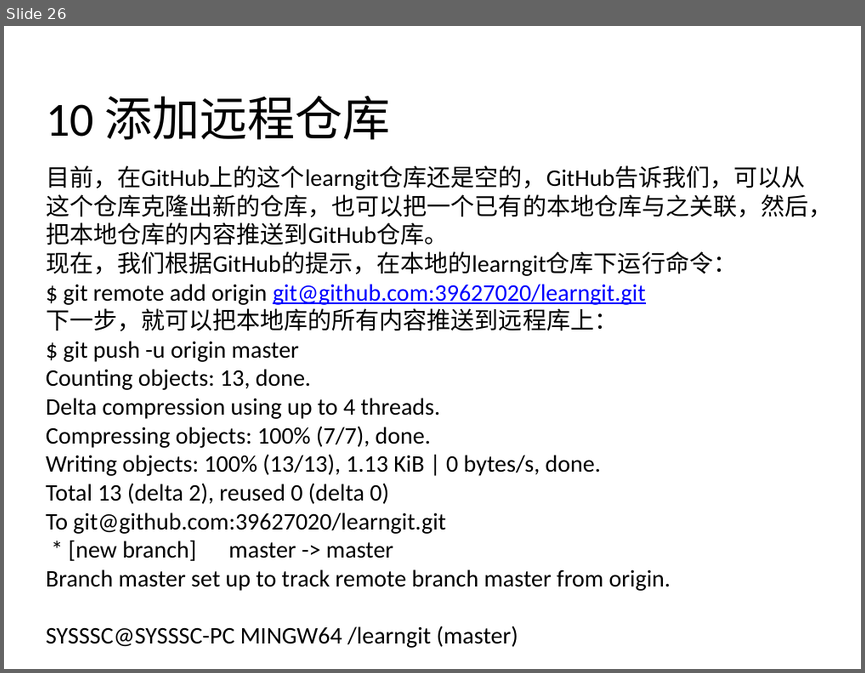
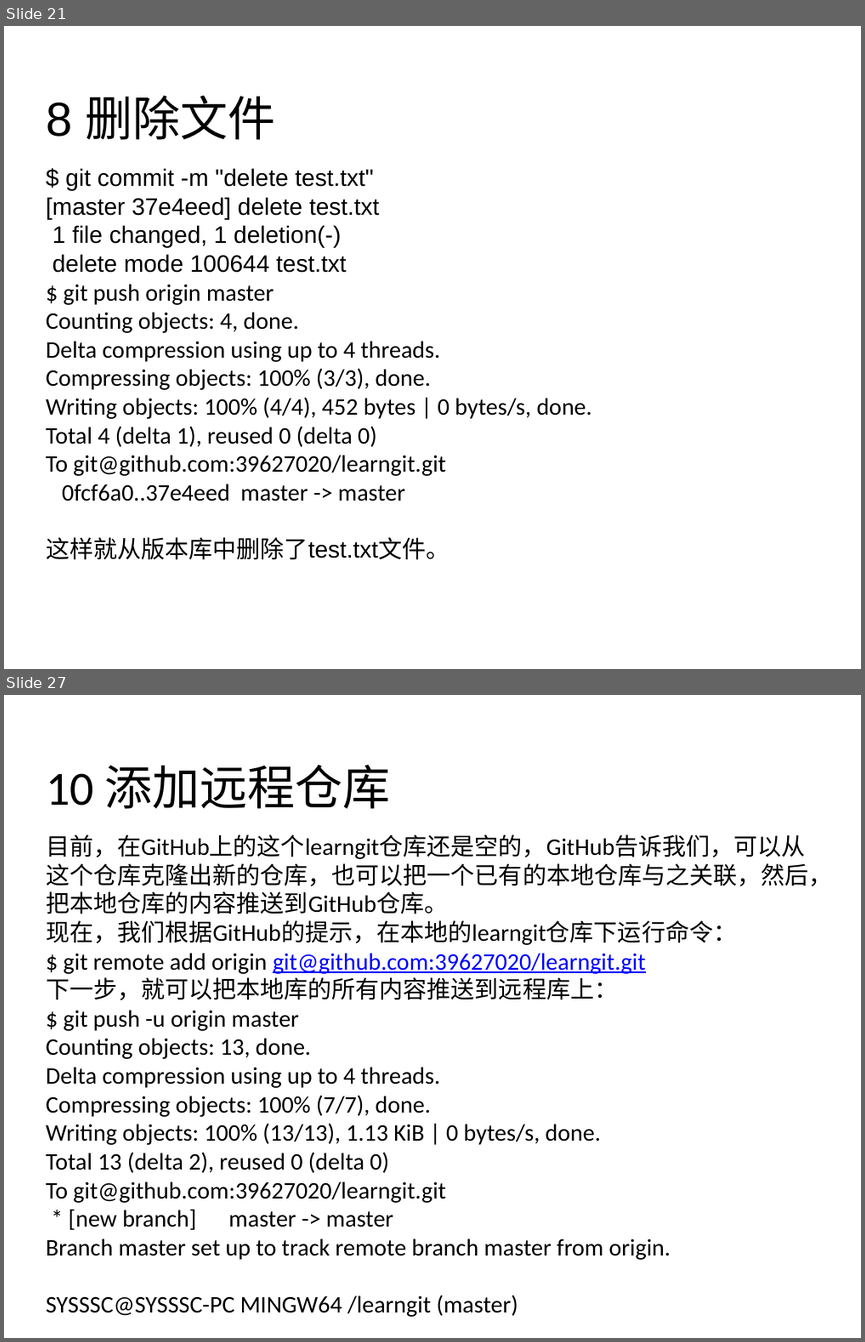
Before and after one commit to 39627020/learngit, a slide deck: 版本控制软件-GIT.pptx. Shown one above the other, each under a label of ours: slide 26 before the commit, slides 21 and 27 after it; the slides between them are not shown. The pictures are 865x673 and 865x1342 pixels, drawn with LibreOffice and Linux fonts; fonts in the diff are those of the drawing; background and template pictures are left out. Boxes give left, top, right and bottom in pixels: in the first picture for what was removed or moved away, otherwise in the second. Text is boxed around its words. In the diff, an @@ line names an element or a change of style, - is before the commit and + after.

```diff
--- a/版本控制软件-GIT.pptx
+++ b/版本控制软件-GIT.pptx
@@ slide 21 added at box(4, 26, 861, 669), background picture (left out); not listed: 1 template element that a slide beside it also shows @@
@@ text added at box(46, 95, 276, 140), 40 pt, text #000000 @@
+8 删除文件
@@ text added at box(46, 168, 592, 560), 20 pt, text #000000 @@
+$ git commit -m "delete test.txt"
+[master 37e4eed] delete test.txt
+1 file changed, 1 deletion(-)
+delete mode 100644 test.txt
+$ git push origin master
+Counting objects: 4, done.
+Delta compression using up to 4 threads.
+Compressing objects: 100% (3/3), done.
+Writing objects: 100% (4/4), 452 bytes | 0 bytes/s, done.
+Total 4 (delta 1), reused 0 (delta 0)
+To git@github.com:39627020/learngit.git
+0fcf6a0..37e4eed master -> master
+这样就从版本库中删除了test.txt文件。
@@ what was slide 26 is now slide 27 @@
```
Also in this commit, not shown: 54 slides changed, 1 other file.
